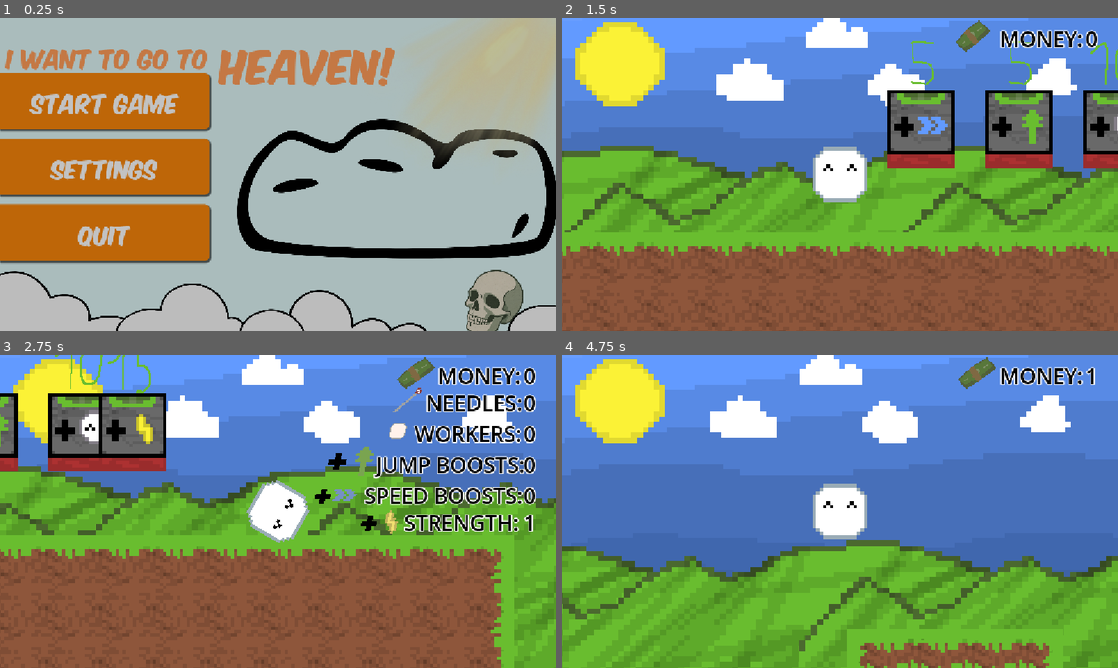
Above: before the commit, frames 1-4 (two rows, left to right).
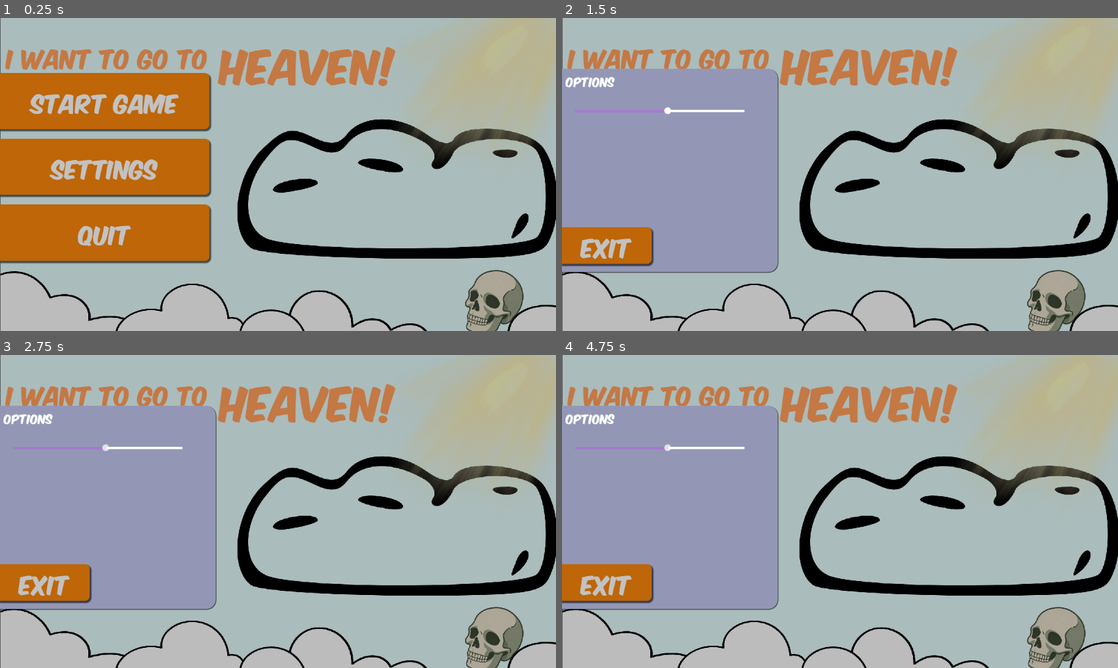
Above: after the commit, the same moments.

Repository: leolevd/Haven-Lisbon-2026
Game: Godot game, scene res://mais_screen.tscn
Two runs of this game, one before a commit and one after it. Both use one fixed random seed, a clock stepped at 60 frames per second and the inputs below.
Inputs (mouse positions are in pixels of both pictures, inside the frame that each line leads up to):
- Up to frame 1 (0.25 s): no input
- Up to frame 2 (1.5 s): click "Settings" at 0.5 s; click (667, 99) at 1.25 s, where only the run before the commit has a clickable "Start game"
- Up to frame 3 (2.75 s): move the mouse to (400, 495) at 2.02 s; hold D (right) from 2.03 s (still down); hold Shift (showstats) from 2.03 s (still down); tap W (jump) at 2.27 s
- Up to frame 4 (4.75 s): move the mouse to (728, 527) at 2.77 s; release Shift (showstats) at 2.78 s; tap Shift (showstats) at 2.85, 4.35 s; tap W (jump) at 3.02, 4.52 s; move the mouse to (895, 442) at 3.52 s; release D (right) at 3.53 s; hold A (left) 3.53-4.28 s; hold Shift (showstats) 3.53-4.28 s; move the mouse to (812, 574) at 4.27 s; hold D (right) from 4.28 s (still down)

The runs differ from the first frame. In frame 1, 3.3% of the frame differs, in the area x 0-100%, y 0-100%; in frame 2, 100%; in frame 3, 99%; in frame 4, 100%.

Commit message:
sometging

Diff:
--- /dev/null
+++ b/audio_control.gd
@@ -0,0 +1,13 @@
+extends HSlider
+
+@export var audio_bus_name: String
+
+var audio_bus_id
+
+func _ready():
+	audio_bus_id = AudioServer.get_bus_index(audio_bus_name)
+
+
+func _on_value_changed(value: float) -> void:
+	var db = linear_to_db(value)
+	AudioServer.set_bus_volume_db(audio_bus_id, db)
--- /dev/null
+++ b/default_bus_layout.tres
@@ -0,0 +1,15 @@
+[gd_resource type="AudioBusLayout" format=3 uid="uid://60c8wj0xu7p4"]
+
+[resource]
+bus/1/name = &"Music"
+bus/1/solo = false
+bus/1/mute = false
+bus/1/bypass_fx = false
+bus/1/volume_db = 0.0
+bus/1/send = &"Master"
+bus/2/name = &"SFXAud"
+bus/2/solo = false
+bus/2/mute = false
+bus/2/bypass_fx = false
+bus/2/volume_db = 0.0
+bus/2/send = &"Master"
--- /dev/null
+++ b/label.gd
@@ -0,0 +1,5 @@
+extends Label
+
+
+func _on_audio_control_value_changed(value: float) -> void:
+	pass # Replace with function body.
--- a/main.tscn
+++ b/main.tscn
@@ -14,6 +14,7 @@
 [ext_resource type="Script" uid="uid://byyk3h0aayo2i" path="res://secret_entrance.gd" id="10_ycdy4"]
 [ext_resource type="PackedScene" uid="uid://cciroq7ghg4ay" path="res://upgrade.tscn" id="11_efxa6"]
 [ext_resource type="Script" uid="uid://2p0icfc5w8b0" path="res://secret.gd" id="13_w48qg"]
+[ext_resource type="AudioStream" uid="uid://cwtx563c1ht3n" path="res://music.mp3" id="15_vivmo"]
 
 [sub_resource type="TileSetAtlasSource" id="TileSetAtlasSource_5vw27"]
 texture = ExtResource("7_272bh")
@@ -293,6 +294,12 @@
 haystack = NodePath("../haystack")
 
 [node name="upgrade4" parent="." unique_id=2018599268 node_paths=PackedStringArray("haystack") instance=ExtResource("11_efxa6")]
-position = Vector2(-1, 6)
+position = Vector2(12, 6)
 type = 3
 haystack = NodePath("../haystack")
+
+[node name="AudioStreamPlayer" type="AudioStreamPlayer" parent="." unique_id=599670625]
+stream = ExtResource("15_vivmo")
+volume_db = -8.0
+autoplay = true
+parameters/looping = true
--- a/mais_screen.gd
+++ b/mais_screen.gd
@@ -1,18 +1,35 @@
 extends Control
 
+@onready var main_buttons: VBoxContainer = $Main_Buttons
+@onready var options: Panel = $Options
+
+
+func _ready():
+	main_buttons.visible = true
+	options.visible = false
 
 func _on_start_pressed() -> void:
-	print("Start Game pressed")
+	$AudioStreamPlayer.stream = load("res://click.mp3")
+	$AudioStreamPlayer.play()
 	get_tree().change_scene_to_file("res://main.tscn")
 	pass # Replace with function body.
 
 
+
+
 func _on_settings_pressed() -> void:
 	print("Settings pressed")
+	main_buttons.visible = false
+	options.visible = true
 	pass # Replace with function body.
 
 
 func _on_button_quit_pressed() -> void:
-	print("Quit pressed")
 	get_tree().quit()
 	pass # Replace with function body.
+
+
+func _on_settings_exit_pressed() -> void:
+	main_buttons.visible = true
+	options.visible = false
+	pass # Replace with function body.
--- a/mais_screen.tscn
+++ b/mais_screen.tscn
@@ -4,6 +4,9 @@
 [ext_resource type="Texture2D" uid="uid://d3e8ujj8vim01" path="res://backgroud.png" id="2_ionwk"]
 [ext_resource type="FontFile" uid="uid://b67ws4qtr6myy" path="res://KOMIKAX_.ttf" id="3_l4lfk"]
 [ext_resource type="Script" uid="uid://ut8862bwua8u" path="res://button_quit.gd" id="4_jcgpk"]
+[ext_resource type="AudioStream" uid="uid://dg4lvjty36fhr" path="res://click.mp3" id="5_ionwk"]
+[ext_resource type="Script" uid="uid://c4q1pdwe8b8eq" path="res://audio_control.gd" id="5_jcgpk"]
+[ext_resource type="AudioStream" uid="uid://cwtx563c1ht3n" path="res://music.mp3" id="6_l4lfk"]
 
 [sub_resource type="StyleBoxTexture" id="StyleBoxTexture_r3nmj"]
 texture = ExtResource("2_ionwk")
@@ -29,7 +32,26 @@
 
 [sub_resource type="StyleBoxEmpty" id="StyleBoxEmpty_r3nmj"]
 
-[node name="mais_screen" type="Control" unique_id=99595898]
+[sub_resource type="StyleBoxFlat" id="StyleBoxFlat_44i1o"]
+bg_color = Color(0.5768366, 0.59090817, 0.7108531, 1)
+border_color = Color(0, 0, 0, 1)
+corner_radius_top_right = 20
+corner_radius_bottom_right = 20
+expand_margin_top = 2.0
+expand_margin_right = 2.0
+expand_margin_bottom = 2.0
+shadow_size = 1
+shadow_offset = Vector2(1, 1)
+
+[sub_resource type="StyleBoxLine" id="StyleBoxLine_ifeun"]
+color = Color(1, 1, 1, 1)
+thickness = 5
+
+[sub_resource type="StyleBoxLine" id="StyleBoxLine_1x3kl"]
+color = Color(0.6470094, 0.47608596, 0.8064427, 1)
+thickness = 6
+
+[node name="main_screen" type="Control" unique_id=99595898]
 layout_mode = 3
 anchors_preset = 4
 anchor_top = 0.5
@@ -37,7 +59,7 @@
 grow_vertical = 2
 script = ExtResource("1_44i1o")
 
-[node name="Panel" type="Panel" parent="." unique_id=1040539573]
+[node name="background" type="Panel" parent="." unique_id=1040539573]
 z_index = -1
 layout_mode = 1
 offset_left = 1.0
@@ -46,7 +68,7 @@
 offset_bottom = 327.0
 theme_override_styles/panel = SubResource("StyleBoxTexture_r3nmj")
 
-[node name="VBoxContainer" type="VBoxContainer" parent="." unique_id=941195741]
+[node name="Main_Buttons" type="VBoxContainer" parent="." unique_id=941195741]
 layout_mode = 1
 anchors_preset = 4
 anchor_top = 0.5
@@ -57,7 +79,7 @@
 grow_vertical = 2
 theme_override_constants/separation = 20
 
-[node name="Start" type="Button" parent="VBoxContainer" unique_id=1861078417]
+[node name="Start" type="Button" parent="Main_Buttons" unique_id=1861078417]
 layout_mode = 2
 size_flags_vertical = 3
 theme_override_colors/font_color = Color(0.7609989, 0.76099926, 0.76099896, 1)
@@ -72,7 +94,7 @@
 theme_override_styles/focus = SubResource("StyleBoxEmpty_r3nmj")
 text = "Start game"
 
-[node name="Settings" type="Button" parent="VBoxContainer" unique_id=1066092278]
+[node name="Settings" type="Button" parent="Main_Buttons" unique_id=1066092278]
 layout_mode = 2
 size_flags_vertical = 3
 theme_override_colors/font_color = Color(0.7609989, 0.76099926, 0.76099896, 1)
@@ -87,7 +109,7 @@
 theme_override_styles/focus = SubResource("StyleBoxEmpty_r3nmj")
 text = "Settings"
 
-[node name="Button_Quit" type="Button" parent="VBoxContainer" unique_id=1618074477]
+[node name="Button_Quit" type="Button" parent="Main_Buttons" unique_id=1618074477]
 layout_mode = 2
 size_flags_vertical = 3
 theme_override_colors/font_color = Color(0.7609989, 0.76099926, 0.76099896, 1)
@@ -103,7 +125,7 @@
 text = "Quit"
 script = ExtResource("4_jcgpk")
 
-[node name="Label" type="Label" parent="." unique_id=2002262472]
+[node name="title1" type="Label" parent="." unique_id=2002262472]
 layout_mode = 1
 offset_left = 14.0
 offset_top = -283.0
@@ -114,7 +136,7 @@
 theme_override_font_sizes/font_size = 47
 text = "I want to go to "
 
-[node name="Label2" type="Label" parent="." unique_id=1696638371]
+[node name="title2" type="Label" parent="." unique_id=1696638371]
 layout_mode = 1
 offset_left = 456.0
 offset_top = -302.0
@@ -126,6 +148,73 @@
 text = "heaven!
 "
 
-[connection signal="pressed" from="VBoxContainer/Start" to="." method="_on_start_pressed"]
-[connection signal="pressed" from="VBoxContainer/Settings" to="." method="_on_settings_pressed"]
-[connection signal="pressed" from="VBoxContainer/Button_Quit" to="." method="_on_button_quit_pressed"]
+[node name="Options" type="Panel" parent="." unique_id=1811382935]
+layout_mode = 0
+offset_left = -2.0
+offset_top = -217.0
+offset_right = 445.0
+offset_bottom = 200.0
+theme_override_styles/panel = SubResource("StyleBoxFlat_44i1o")
+
+[node name="options" type="Label" parent="Options" unique_id=1103935439]
+layout_mode = 0
+offset_left = 10.0
+offset_top = 4.0
+offset_right = 111.0
+offset_bottom = 42.0
+theme_override_fonts/font = ExtResource("3_l4lfk")
+theme_override_font_sizes/font_size = 23
+text = "Options"
+
+[node name="Settings_exit" type="Button" parent="Options" unique_id=72800028]
+layout_mode = 0
+offset_left = 1.0
+offset_top = 326.0
+offset_right = 188.0
+offset_bottom = 402.0
+size_flags_vertical = 3
+theme_override_colors/font_color = Color(0.7609989, 0.76099926, 0.76099896, 1)
+theme_override_colors/font_focus_color = Color(0.68307734, 0.6830774, 0.68307734, 1)
+theme_override_colors/font_pressed_color = Color(0.61745477, 0.61745477, 0.6174547, 1)
+theme_override_constants/line_spacing = 0
+theme_override_fonts/font = SubResource("FontVariation_08nqp")
+theme_override_font_sizes/font_size = 46
+theme_override_styles/normal = SubResource("StyleBoxFlat_lvqvi")
+theme_override_styles/hover = SubResource("StyleBoxFlat_qaije")
+theme_override_styles/hover_pressed = SubResource("StyleBoxFlat_naiae")
+theme_override_styles/focus = SubResource("StyleBoxEmpty_r3nmj")
+text = "exit"
+
+[node name="AudioControl" type="HSlider" parent="Options" unique_id=744697454]
+layout_mode = 1
+anchors_preset = -1
+anchor_left = 1.2850001
+anchor_top = 0.5
+anchor_right = 1.2850001
+anchor_bottom = 0.5
+offset_left = -544.395
+offset_top = -156.5
+offset_right = -195.39502
+offset_bottom = -89.5
+theme_override_styles/slider = SubResource("StyleBoxLine_ifeun")
+theme_override_styles/grabber_area = SubResource("StyleBoxLine_1x3kl")
+theme_override_styles/grabber_area_highlight = SubResource("StyleBoxLine_1x3kl")
+max_value = 1.0
+step = 0.05
+value = 1.0
+script = ExtResource("5_jcgpk")
+audio_bus_name = "Music"
+
+[node name="AudioStreamPlayer" type="AudioStreamPlayer" parent="." unique_id=691615075]
+stream = ExtResource("5_ionwk")
+
+[node name="AudioStreamPlayer2" type="AudioStreamPlayer" parent="." unique_id=1729547202]
+stream = ExtResource("6_l4lfk")
+autoplay = true
+bus = &"Music"
+
+[connection signal="pressed" from="Main_Buttons/Start" to="." method="_on_start_pressed"]
+[connection signal="pressed" from="Main_Buttons/Settings" to="." method="_on_settings_pressed"]
+[connection signal="pressed" from="Main_Buttons/Button_Quit" to="." method="_on_button_quit_pressed"]
+[connection signal="pressed" from="Options/Settings_exit" to="." method="_on_settings_exit_pressed"]
+[connection signal="value_changed" from="Options/AudioControl" to="Options/AudioControl" method="_on_value_changed"]
--- a/project.godot
+++ b/project.godot
@@ -15,9 +15,13 @@
 config/features=PackedStringArray("4.7", "GL Compatibility")
 config/icon="res://icon.svg"
 
+[audio]
+
+buses/default_bus_layout="uid://60c8wj0xu7p4"
+
 [display]
 
-window/stretch/mode="canvas_items"
+window/stretch/mode="viewport"
 window/stretch/aspect="expand"
 
 [input]
Not shown, added: audio_control.gd.uid
Not shown, added: click.mp3.import
Not shown, added: label.gd.uid
Not shown, added: music.mp3.import
Not shown, added: click.mp3
Not shown, added: music.mp3
